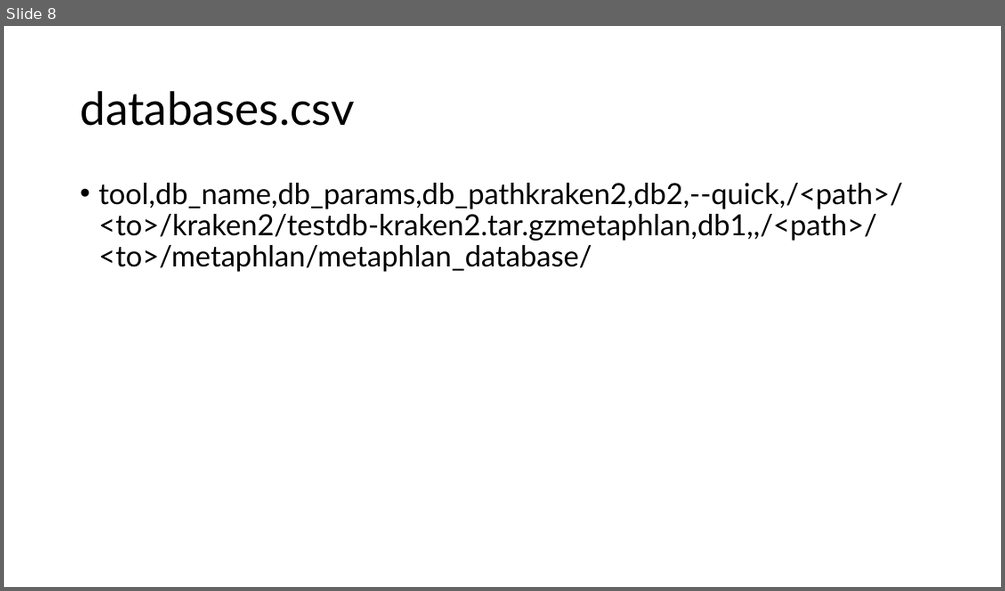
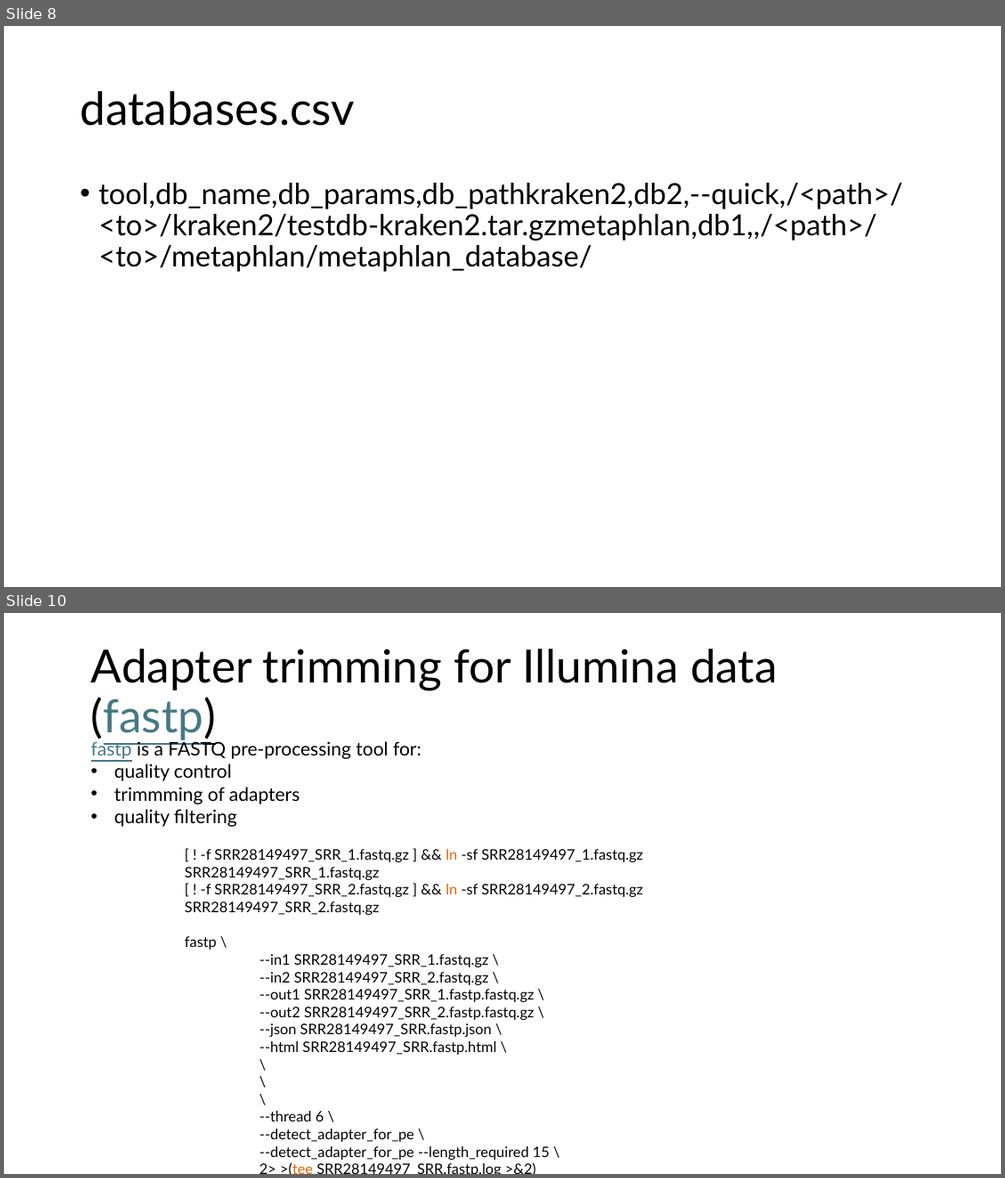
Before and after one commit to biosustain/dsp_metagenomics_training, a slide deck: course_contents/DataProcessing_taxprofiler.pptx. Shown one above the other, each under a label of ours: slide 8 before the commit, slides 8 and 10 after it; the slides between them are not shown. The pictures are 1005x591 and 1005x1178 pixels, drawn with LibreOffice and Linux fonts; fonts in the diff are those of the drawing. Boxes give left, top, right and bottom in pixels: in the first picture for what was removed or moved away, otherwise in the second. Text is boxed around its words. In the diff, an @@ line names an element or a change of style, - is before the commit and + after.

Commit message:
Fixed DataProcessing_taxprofiler.pptx

```diff
--- a/course_contents/DataProcessing_taxprofiler.pptx
+++ b/course_contents/DataProcessing_taxprofiler.pptx
@@ slide 10 added at bbox=[4, 613, 1001, 1174], background #FFFFFF @@
@@ title added at bbox=[91, 649, 777, 740], 44 pt, text #000000 @@
+Adapter trimming for Illumina data (fastp)
@@ text added at bbox=[91, 739, 421, 827], 18 pt, text #000000 @@
+fastp is a FASTQ pre-processing tool for:
+• quality control
+• trimmming of adapters
+• quality filtering
@@ text added at bbox=[185, 849, 643, 1159], 14 pt, text #000000 @@
+[ ! -f SRR28149497_SRR_1.fastq.gz ] && ln -sf SRR28149497_1.fastq.gz SRR28149497_SRR_1.fastq.gz
+[ ! -f SRR28149497_SRR_2.fastq.gz ] && ln -sf SRR28149497_2.fastq.gz SRR28149497_SRR_2.fastq.gz
+fastp \
+--in1 SRR28149497_SRR_1.fastq.gz \
+--in2 SRR28149497_SRR_2.fastq.gz \
+--out1 SRR28149497_SRR_1.fastp.fastq.gz \
+--out2 SRR28149497_SRR_2.fastp.fastq.gz \
+--json SRR28149497_SRR.fastp.json \
+--html SRR28149497_SRR.fastp.html \
+\
+\
+\
+--thread 6 \
+--detect_adapter_for_pe \
+--detect_adapter_for_pe --length_required 15 \
+2> >(tee SRR28149497_SRR.fastp.log >&2)
```
Also in this commit, not shown: 5 slides changed, 4 other slides added, 2 slides removed.
